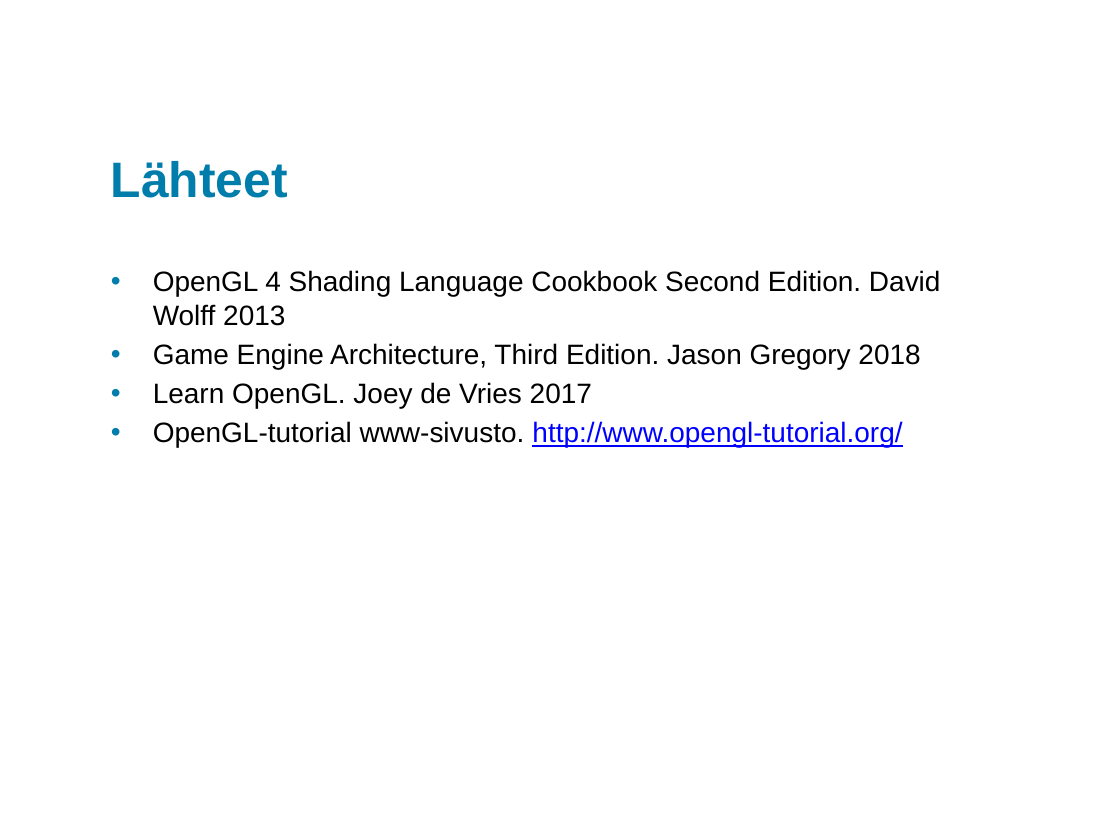
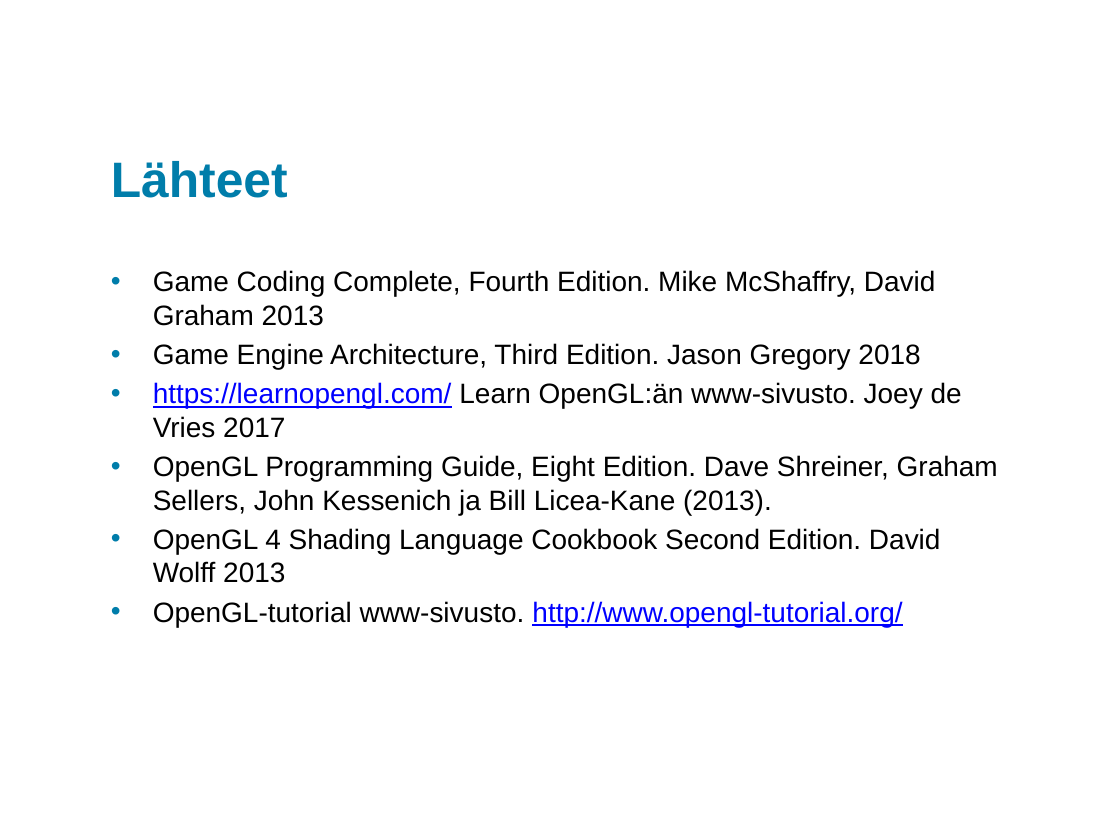
Before and after one commit to king784/GLJRPG, a slide deck: slide 6 of Presentation/GLJRPGSeminaariXAMK.pptx. Drawn at 1120x840 pixels with LibreOffice and Linux fonts; fonts in the diff are those of the drawing; background and template pictures are left out. Boxes give left, top, right and bottom in pixels: in the first picture for what was removed or moved away, otherwise in the second. Text is boxed around its words. In the diff, an @@ line names an element or a change of style, - is before the commit and + after.

```diff
--- a/Presentation/GLJRPGSeminaariXAMK.pptx
+++ b/Presentation/GLJRPGSeminaariXAMK.pptx
@@ text at [153, 270, 998, 515]: paragraphs added @@
+• Game Coding Complete, Fourth Edition. Mike McShaffry, David Graham 2013
+• Game Engine Architecture, Third Edition. Jason Gregory 2018
+• https://learnopengl.com/ Learn OpenGL:än www-sivusto. Joey de Vries 2017
+• OpenGL Programming Guide, Eight Edition. Dave Shreiner, Graham Sellers, John Kessenich ja Bill Licea-Kane (2013).
@@ text at [153, 343, 920, 408]: paragraphs removed @@
-• Game Engine Architecture, Third Edition. Jason Gregory 2018
-• Learn OpenGL. Joey de Vries 2017
```
